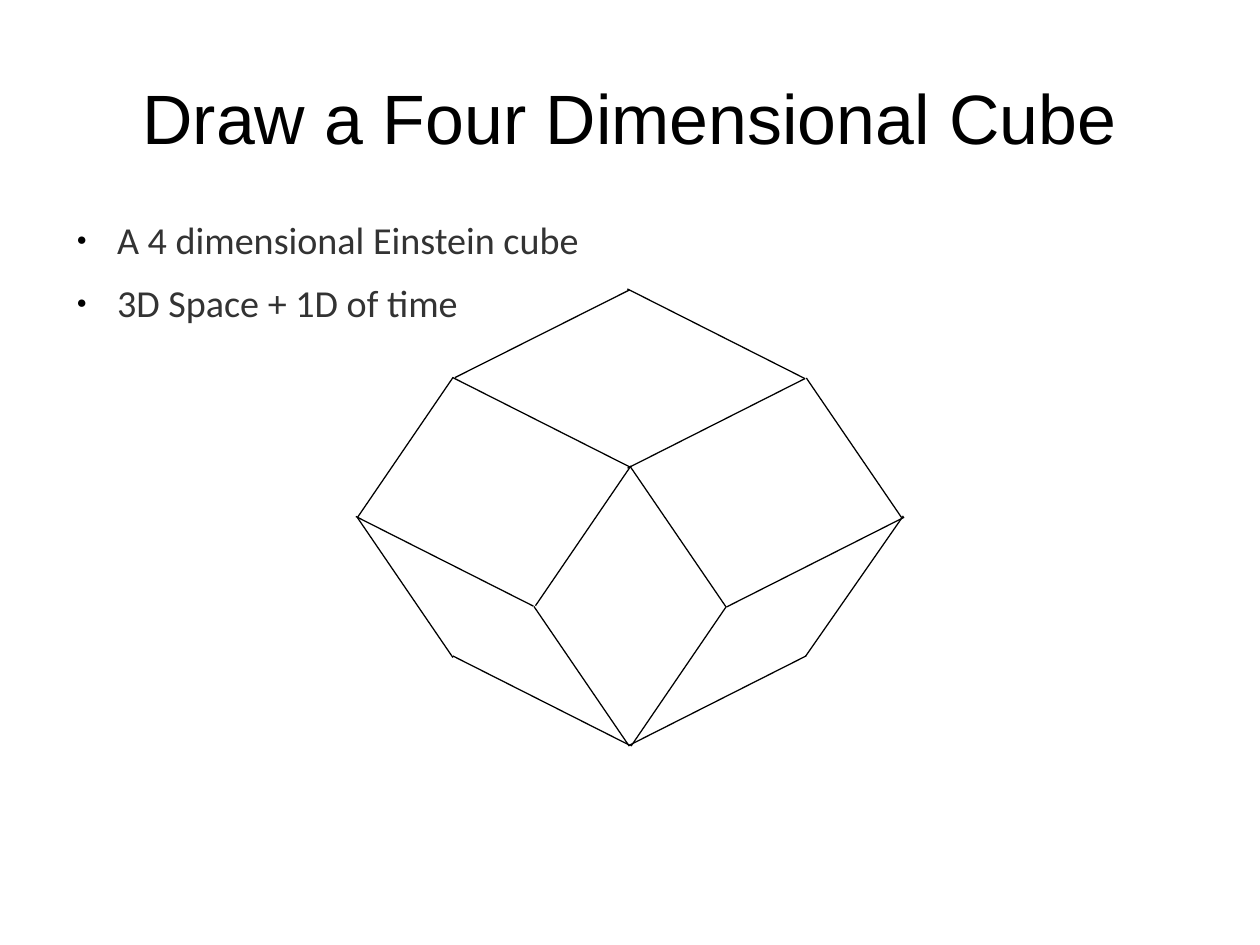
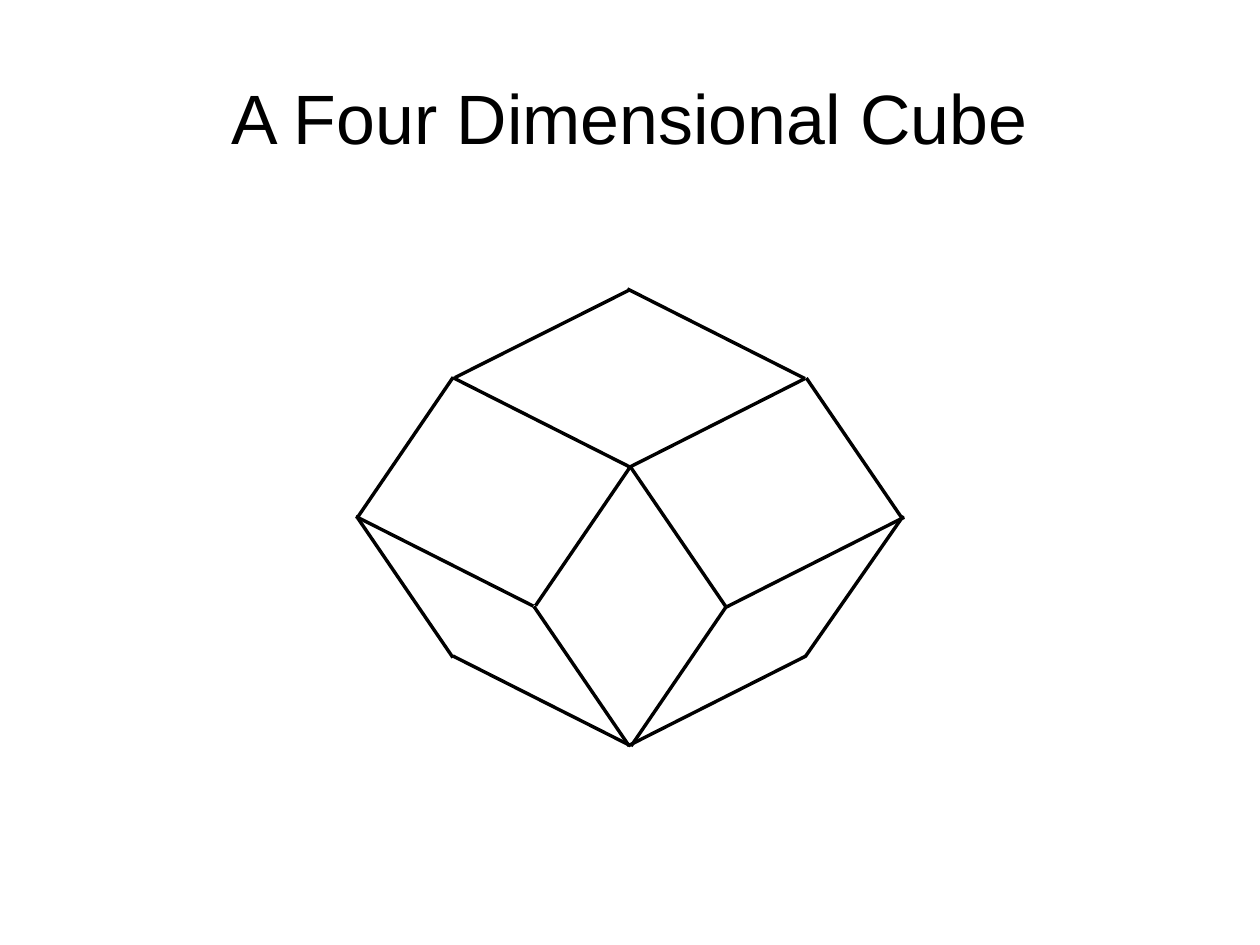
Before and after one commit to tigerfarm/tfpfiles, a slide deck: slide 31 of books/content/cubes/4DrawEinsteinCube1a.odp (slide 1 before the commit). Drawn at 1260x945 pixels with LibreOffice and Linux fonts; fonts in the diff are those of the drawing; background and template pictures are left out. Boxes give left, top, right and bottom in pixels: in the first picture for what was removed or moved away, otherwise in the second. Text is boxed around its words. In the diff, an @@ line names an element or a change of style, - is before the commit and + after.

```diff
--- a/books/content/cubes/4DrawEinsteinCube1a.odp
+++ b/books/content/cubes/4DrawEinsteinCube1a.odp
@@ title at [232, 93, 1027, 145]: text changed @@
-Draw a Four Dimensional Cube
+A Four Dimensional Cube
@@ text removed at [117, 227, 578, 323] @@
-● A 4 dimensional Einstein cube
-● 3D Space + 1D of time
@@ line (455, 377) - (630, 290): stroke #000000 0.79 pt to #000000 2.15 pt @@
@@ line (628, 289) - (805, 378): stroke #000000 0.79 pt to #000000 2.15 pt @@
@@ line (358, 517) - (454, 377): stroke #000000 0.79 pt to #000000 2.15 pt @@
@@ line (453, 377) - (631, 468): stroke #000000 0.79 pt to #000000 2.15 pt @@
@@ line (628, 469) - (805, 378): stroke #000000 0.79 pt to #000000 2.15 pt @@
@@ line (807, 378) - (902, 518): stroke #000000 0.79 pt to #000000 2.15 pt @@
@@ line (536, 606) - (631, 466): stroke #000000 0.79 pt to #000000 2.15 pt @@
@@ line (631, 466) - (726, 607): stroke #000000 0.79 pt to #000000 2.15 pt @@
@@ line (356, 517) - (534, 606): stroke #000000 0.79 pt to #000000 2.15 pt @@
@@ line (358, 518) - (453, 657): stroke #000000 0.79 pt to #000000 2.15 pt @@
@@ line (727, 607) - (904, 518): stroke #000000 0.79 pt to #000000 2.15 pt @@
@@ line (806, 656) - (903, 516): stroke #000000 0.79 pt to #000000 2.15 pt @@
@@ line (534, 607) - (630, 747): stroke #000000 0.79 pt to #000000 2.15 pt @@
@@ line (631, 747) - (727, 607): stroke #000000 0.79 pt to #000000 2.15 pt @@
@@ line (453, 656) - (631, 745): stroke #000000 0.79 pt to #000000 2.15 pt @@
@@ line (629, 745) - (806, 656): stroke #000000 0.79 pt to #000000 2.15 pt @@
```
Also in this commit, not shown: 8 other slides changed, 32 slides added, 1 other file.
